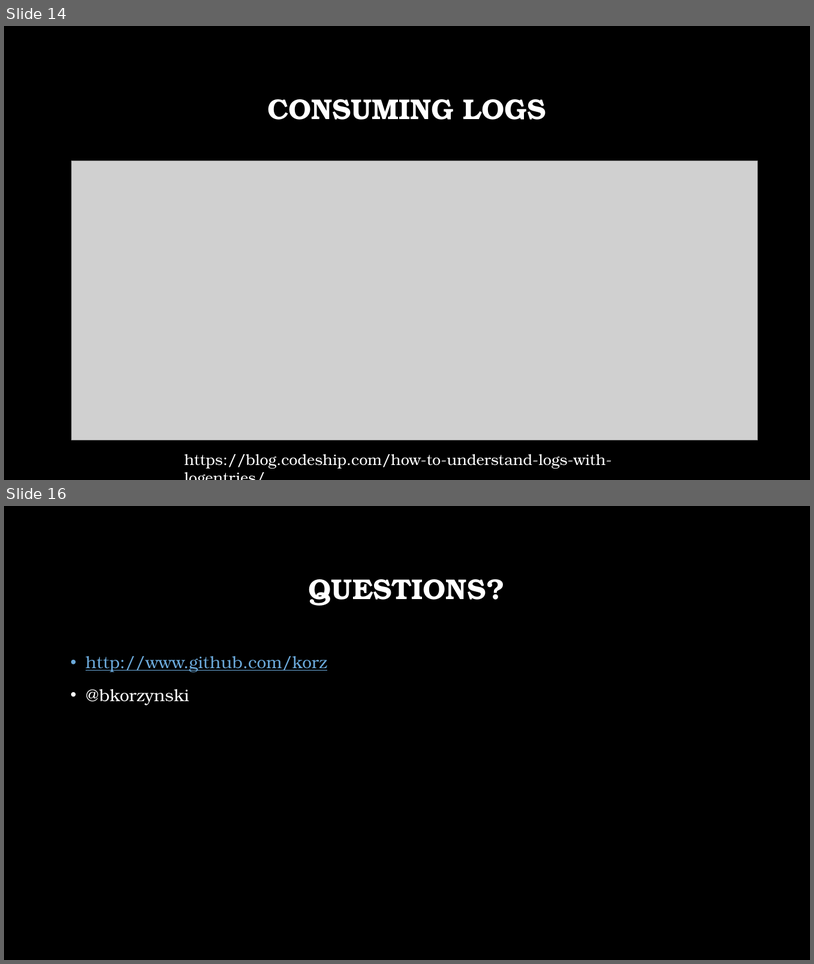
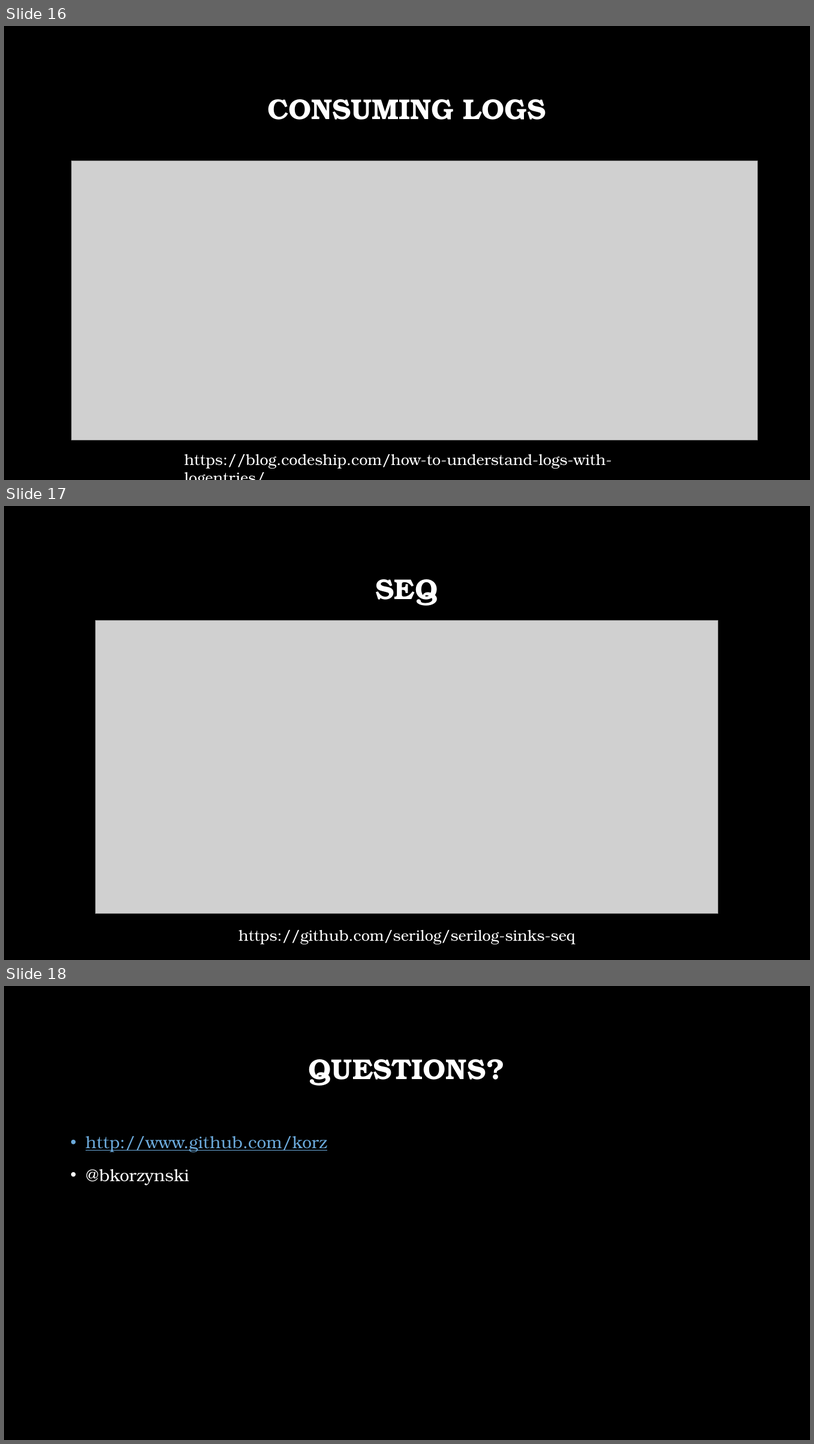
Before and after one commit to korz/SerilogLoggingAllGrownUp, a slide deck: SerilogLoggingAllGrownUp.pptx. Shown one above the other, each under a label of ours: slides 14 and 16 before the commit, slides 16, 17 and 18 after it; the slides between them are not shown. The pictures are 814x964 and 814x1444 pixels, drawn with LibreOffice and Linux fonts; fonts in the diff are those of the drawing; grey boxes stand for pictures; background and template pictures are left out. Boxes give left, top, right and bottom in pixels: in the first picture for what was removed or moved away, otherwise in the second. Text is boxed around its words. In the diff, an @@ line names an element or a change of style, - is before the commit and + after.

```diff
--- a/SerilogLoggingAllGrownUp.pptx
+++ b/SerilogLoggingAllGrownUp.pptx
@@ slide 17 added at box(4, 506, 810, 960), background picture (left out) @@
@@ title added at box(376, 579, 438, 606), 34 pt, text #FFFFFF, bold @@
+SEQ
@@ picture added at box(95, 621, 719, 913) @@
@@ text added at box(239, 930, 575, 944), 18 pt, text #FFFFFF @@
+https://github.com/serilog/serilog-sinks-seq
@@ what was slide 14 is now slide 16 @@
@@ what was slide 16 is now slide 18 @@
```
Also in this commit, not shown: 2 slides changed, 1 other slide added, 17 other files.
